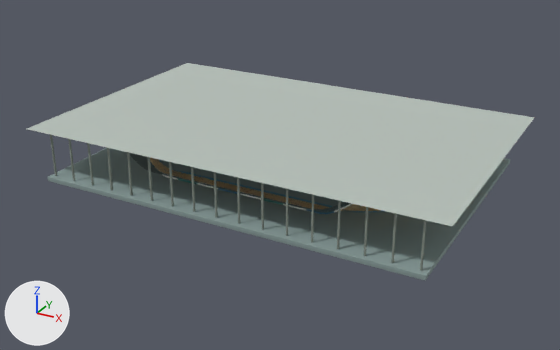
One commit to the Blender file tools/blender/scenes/aguascalientes.blend: the scene before it, then after it.
Camera for both pictures: a 50 mm camera at (117.0, -216.0, 105.0) aimed at (0.0, -4.0, -1.0). Lighting does not change. The marker at lower left points along +X, +Y and +Z. The older version comes first.

Names of what the first picture shows: 'Land_000'.
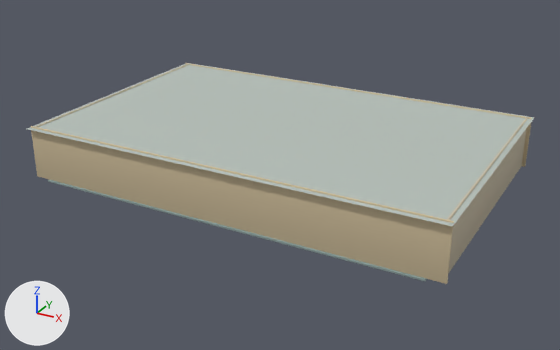
Changed parts and their boxes (x1, y1, x2, y2) in the pictures (560 x 350 px):
'Land_000', reshaped
    before: (27, 63, 534, 281)
    after: (27, 63, 534, 284)
part 1 of me_land_000, deleted
    before: (48, 148, 510, 281)
part 2 of me_land_000, built on (mostly hidden before)
    before: (129, 153, 383, 214)
    after: (31, 63, 532, 284)

What changed in the scene script:
```text
Change me_land_000:
    used by ob_land_000; location = (0.0, 0.0, 0.0)
    remove me_land_000.from_pydata(...)  # 29402 vertices, 9628 faces; spans x -72.0..72.0, y -46.0..46.0, z -1.8..16.0
    add me_land_000.from_pydata(...)  # 64709 vertices, 36732 faces; spans x -72.0..72.0, y -46.0..46.0, z -2.1..16.4
    me_land_000 part 1: 5178 loose pieces with 22192 vertices, spanning x -66.0..66.0, y -45.0..45.0, z -1.8..9.2, are deleted
    me_land_000 part 2: 6010 vertices removed from x -64.8..64.8, y -36.8..36.8, z -1.3..12.4; 63359 vertices added at x -71.5..71.5, y -45.0..45.0, z -2.1..16.4
    other edits to the shape of me_land_000 do not show in these pictures
```
